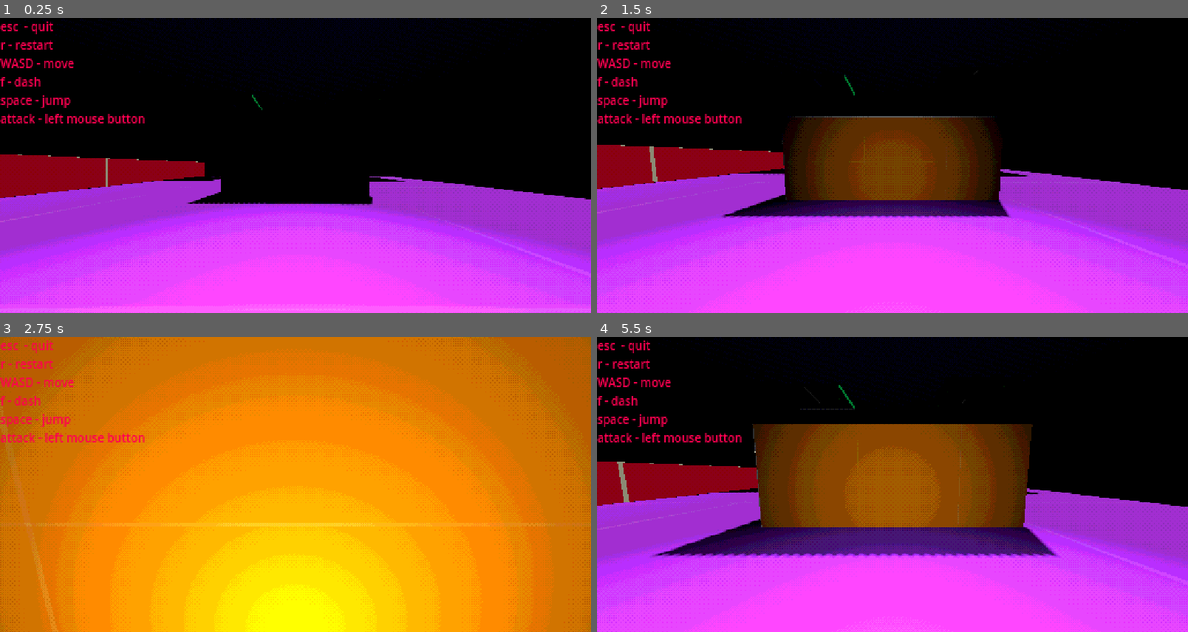
Above: before the commit, frames 1-4 (two rows, left to right).
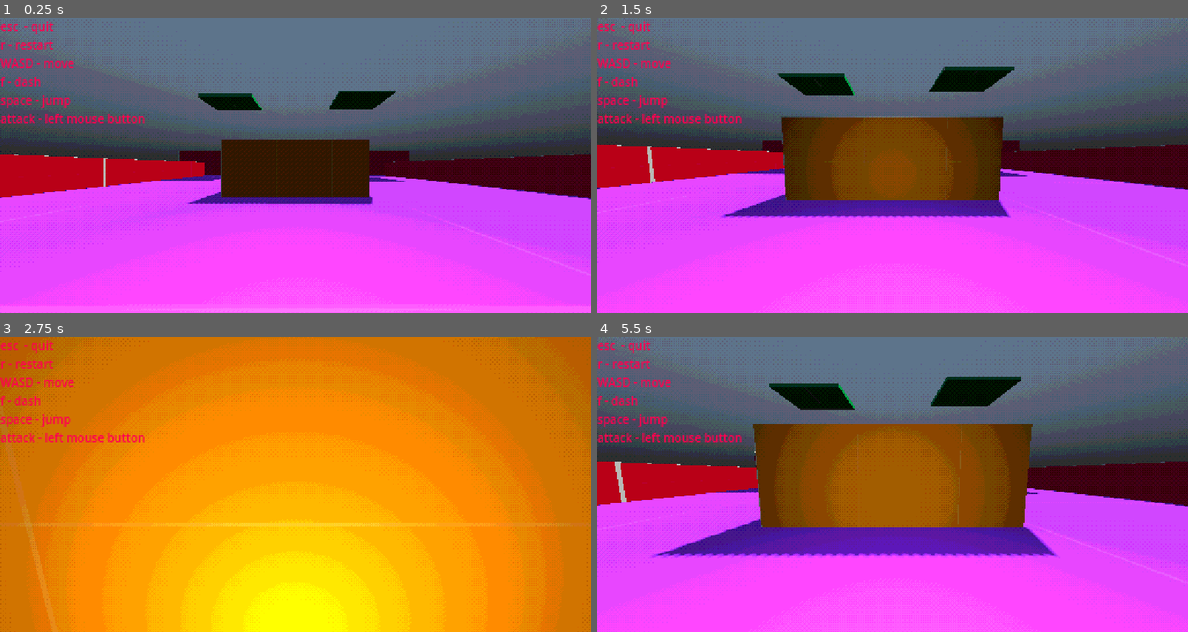
Above: after the commit, the same moments.

Repository: aru24sin/Blade
Game: Godot game, scene res://src/world/postprocessing.tscn
Two runs of this game, one before a commit and one after it. Both use one fixed random seed, a clock stepped at 60 frames per second and the inputs below. The engine's default icon, where the game draws it, is replaced by a stand-in: a white triangle on a blue panel in a dark square.
Inputs (mouse positions are in pixels of both pictures, inside the frame that each line leads up to):
- Up to frame 1 (0.25 s): no input
- Up to frame 2 (1.5 s): tap Enter at 0.5 s; move the mouse to (922, 165) at 0.52 s; hold Up (ui_up) from 0.53 s (still down); tap F (f) at 0.6 s; tap R (r) at 0.8, 1.35 s; move the mouse to (862, 165) at 1.27 s
- Up to frame 3 (2.75 s): keep holding Up (ui_up); tap F (f) at 1.55 s; move the mouse to (307, 478) at 2.02 s; click (307, 478) at 2.1 s; tap R (r) at 2.3 s
- Up to frame 4 (5.5 s): keep holding Up (ui_up); move the mouse to (886, 490) at 2.77 s; tap F (f) at 2.85, 4.55 s; move the mouse to (933, 487) at 3.52 s; tap R (r) at 3.6, 5.3 s; move the mouse to (845, 481) at 4.27 s; tap Shift (run) at 4.35 s; move the mouse to (898, 484) at 5.02 s; tap Space (space) at 5.1 s

The runs differ from the first frame. In frame 1, 72% of the frame differs, in the area x 0-100%, y 0-91%; in frame 2, 60%; in frame 3, less than 0.1%; in frame 4, 56%.

Commit message:
Updated player controller with dash animation (camera fov) & organized code

Diff:
--- a/src/player/player3d.gd
+++ b/src/player/player3d.gd
@@ -11,7 +11,7 @@
 @export var vel := Vector3.ZERO
 @export var ySpeed := 0.0
 @export var jumpStrength := 17
-@export var extraVelMulti := 150
+@export var extraVelMulti := 110
 @export var maxDashAmt := 2
 @export var maxJumpAmt := 2
 @export var damage := 20
@@ -51,6 +51,7 @@
 	dashNum += 1
 	if sign(ySpeed) == -1:
 		ySpeed = 0
+	$AnimationPlayer.play("camera_fov")
 	extraVel += ($head/Camera3D/Marker3D.global_transform.origin - $head/Camera3D.global_transform.origin).normalized() * extraVelMulti
 
 func _physics_process(delta: float) -> void:
@@ -76,6 +77,10 @@
 
 	if Input.is_action_just_pressed("f") and (dashNum < maxDashAmt):
 		dashFoward()
+
+	if Input.is_action_just_released("f"):
+		$AnimationPlayer.play("camera_reset")
+
 	extraVel = lerp( extraVel, Vector3.ZERO, 0.1 )
 	vel += extraVel
 
--- a/src/player/player3d.tscn
+++ b/src/player/player3d.tscn
@@ -1,9 +1,76 @@
-[gd_scene load_steps=4 format=3 uid="uid://nv701fwk0x2v"]
+[gd_scene load_steps=11 format=3 uid="uid://nv701fwk0x2v"]
 
 [ext_resource type="Script" path="res://src/player/player3d.gd" id="1"]
 [ext_resource type="Texture2D" uid="uid://dgnugu3vp2kq0" path="res://icon.png" id="2"]
 
 [sub_resource type="CapsuleShape3D" id="CapsuleShape3D_cbtg8"]
+
+[sub_resource type="Animation" id="Animation_3up5k"]
+resource_name = "camera_fov"
+length = 0.1
+tracks/0/type = "value"
+tracks/0/imported = false
+tracks/0/enabled = true
+tracks/0/path = NodePath("head/Camera3D:fov")
+tracks/0/interp = 1
+tracks/0/loop_wrap = true
+tracks/0/keys = {
+"times": PackedFloat32Array(0, 0.1),
+"transitions": PackedFloat32Array(1, 1),
+"update": 0,
+"values": [95.0, 120.0]
+}
+
+[sub_resource type="Animation" id="Animation_mnxf2"]
+length = 0.001
+tracks/0/type = "value"
+tracks/0/imported = false
+tracks/0/enabled = true
+tracks/0/path = NodePath("head/Camera3D:fov")
+tracks/0/interp = 1
+tracks/0/loop_wrap = true
+tracks/0/keys = {
+"times": PackedFloat32Array(0),
+"transitions": PackedFloat32Array(1),
+"update": 0,
+"values": [95.0]
+}
+
+[sub_resource type="Animation" id="Animation_swift"]
+resource_name = "camera_reset"
+length = 0.1
+tracks/0/type = "value"
+tracks/0/imported = false
+tracks/0/enabled = true
+tracks/0/path = NodePath("head/Camera3D:fov")
+tracks/0/interp = 1
+tracks/0/loop_wrap = true
+tracks/0/keys = {
+"times": PackedFloat32Array(0, 0.1),
+"transitions": PackedFloat32Array(1, 1),
+"update": 0,
+"values": [120.0, 95.0]
+}
+
+[sub_resource type="AnimationLibrary" id="AnimationLibrary_fruwa"]
+_data = {
+"RESET": SubResource("Animation_mnxf2"),
+"camera_fov": SubResource("Animation_3up5k"),
+"camera_reset": SubResource("Animation_swift")
+}
+
+[sub_resource type="StandardMaterial3D" id="StandardMaterial3D_o6nln"]
+transparency = 1
+blend_mode = 1
+shading_mode = 0
+albedo_color = Color(0.0966167, 0.152158, 0.172991, 1)
+
+[sub_resource type="QuadMesh" id="QuadMesh_1qvpt"]
+material = SubResource("StandardMaterial3D_o6nln")
+
+[sub_resource type="QuadMesh" id="QuadMesh_waclp"]
+material = SubResource("StandardMaterial3D_o6nln")
+flip_faces = true
 
 [node name="player" type="CharacterBody3D" groups=["player"]]
 transform = Transform3D(1, 0, 0, 0, 1, 0, 0, 0, 1, 0, 0.988919, 0)
@@ -36,3 +103,68 @@
 [node name="OmniLight3D" type="OmniLight3D" parent="."]
 light_energy = 2.0
 omni_range = 6.80265
+
+[node name="AnimationPlayer" type="AnimationPlayer" parent="."]
+libraries = {
+"": SubResource("AnimationLibrary_fruwa")
+}
+
+[node name="CPUParticles3D" type="CPUParticles3D" parent="."]
+transform = Transform3D(0.258819, 0, 0.965926, 0, 0.9, 0, -0.965926, 0, 0.258819, -0.507528, -1.47338, 0.638839)
+visible = false
+amount = 13
+explosiveness = 0.11
+randomness = 0.67
+mesh = SubResource("QuadMesh_1qvpt")
+emission_shape = 1
+emission_sphere_radius = 1.0
+direction = Vector3(10, 0, 10)
+spread = 75.0
+gravity = Vector3(0, 0, 9.8)
+angle_min = -320.0
+angle_max = 269.1
+
+[node name="CPUParticles3D2" type="CPUParticles3D" parent="."]
+transform = Transform3D(-0.288848, 0, 0.957375, 0, 0.9, 0, -0.957375, 0, -0.288848, -1.62266, -1.61898, 0.996311)
+visible = false
+amount = 13
+explosiveness = 0.11
+randomness = 0.67
+mesh = SubResource("QuadMesh_1qvpt")
+emission_shape = 1
+emission_sphere_radius = 1.0
+direction = Vector3(10, 0, 10)
+spread = 75.0
+gravity = Vector3(0, 0, 9.8)
+angle_min = -320.0
+angle_max = 269.1
+
+[node name="CPUParticles3D3" type="CPUParticles3D" parent="."]
+transform = Transform3D(0.258819, 0, 0.965926, 0, 0.9, 0, -0.965926, 0, 0.258819, 0.603027, 0.313011, 1.88569)
+visible = false
+amount = 13
+explosiveness = 0.11
+randomness = 0.67
+mesh = SubResource("QuadMesh_waclp")
+emission_shape = 1
+emission_sphere_radius = 1.0
+direction = Vector3(10, 0, 10)
+spread = 75.0
+gravity = Vector3(0, 0, 9.8)
+angle_min = -320.0
+angle_max = 269.1
+
+[node name="CPUParticles3D4" type="CPUParticles3D" parent="."]
+transform = Transform3D(0.258819, 0, 0.965926, 0, 0.9, 0, -0.965926, 0, 0.258819, 0.621377, -0.792374, 0.788922)
+visible = false
+amount = 13
+explosiveness = 0.11
+randomness = 0.67
+mesh = SubResource("QuadMesh_waclp")
+emission_shape = 1
+emission_sphere_radius = 1.0
+direction = Vector3(10, 0, 10)
+spread = 75.0
+gravity = Vector3(0, 0, 9.8)
+angle_min = -320.0
+angle_max = 269.1
--- a/src/world/Room3.tscn
+++ b/src/world/Room3.tscn
@@ -123,13 +123,13 @@
 material = ExtResource("4_x2hru")
 
 [node name="CSGMesh3D6" type="CSGMesh3D" parent="."]
-transform = Transform3D(2.80971, 0, 0, 0, 0.749847, -2.27374e-13, 0, -1.7053e-13, 20.3495, -20.7631, 0, 0)
+transform = Transform3D(2.80971, 0, 0, 0, 0.749847, -1.7053e-13, 0, -1.7053e-13, 20.3495, -20.9955, 0, 0)
 use_collision = true
 mesh = SubResource("BoxMesh_hk5lm")
 material = SubResource("ShaderMaterial_7voa1")
 
 [node name="CSGMesh3D7" type="CSGMesh3D" parent="."]
-transform = Transform3D(2.81388, 0, 0, 0, 0.749847, -2.27374e-13, 0, -1.7053e-13, 20.3495, 20.5658, 0, 0)
+transform = Transform3D(2.81388, 0, 0, 0, 0.749847, -1.7053e-13, 0, -1.7053e-13, 20.3495, 20.8372, 0, 0)
 use_collision = true
 mesh = SubResource("BoxMesh_hk5lm")
 material = SubResource("ShaderMaterial_7voa1")
@@ -159,18 +159,33 @@
 material = SubResource("ShaderMaterial_7voa1")
 
 [node name="CSGMesh3D13" type="CSGMesh3D" parent="."]
-transform = Transform3D(7.16402e-08, -2.0823e-08, 34.5942, 4.82737e-08, 0.749847, 9.60658e-07, -1.73838, 2.08228e-08, -2.5332e-06, -1.01287, 3.89401e-07, -14.0227)
+transform = Transform3D(7.16402e-08, -2.0823e-08, 34.5942, 4.82737e-08, 0.749847, 9.60658e-07, -1.73838, 2.08228e-08, -2.5332e-06, -1.01287, 3.97345e-07, -14.3088)
 use_collision = true
 mesh = SubResource("BoxMesh_hk5lm")
 material = SubResource("ShaderMaterial_7voa1")
 
 [node name="CSGMesh3D14" type="CSGMesh3D" parent="."]
-transform = Transform3D(7.16402e-08, -2.0823e-08, 34.5942, 4.82737e-08, 0.749847, 9.60658e-07, -1.73838, 2.08228e-08, -2.5332e-06, -1.01287, -3.92412e-07, 14.1311)
+transform = Transform3D(7.16402e-08, -2.0823e-08, 34.5942, 4.82737e-08, 0.749847, 9.60658e-07, -1.73838, 2.08228e-08, -2.5332e-06, -1.01287, -4.01981e-07, 14.4757)
 use_collision = true
 mesh = SubResource("BoxMesh_hk5lm")
 material = SubResource("ShaderMaterial_7voa1")
 
 [node name="CSGBox3D" type="CSGBox3D" parent="."]
-transform = Transform3D(46.2069, 0, 0, 0, 5.23687, -1.77636e-15, 0, 4.54747e-13, 1, 0, -4.50586e-07, 16.226)
+transform = Transform3D(46.2069, 0, 0, 0, 6.17355, 0, 0, 0, 1, 0, -2.36108, 16.0153)
 visible = false
 use_collision = true
+
+[node name="CSGBox3D2" type="CSGBox3D" parent="."]
+transform = Transform3D(46.2069, 0, 0, 0, 6.17355, 5.32907e-15, 0, 0, 0.999999, 0, -2.36108, -16.4134)
+visible = false
+use_collision = true
+
+[node name="CSGBox3D3" type="CSGBox3D" parent="."]
+transform = Transform3D(-2.01977e-06, -1.71436e-07, 1, 1.28314e-06, 6.17355, 2.77694e-08, -46.2069, 1.71436e-07, -4.37114e-08, 22.3574, -2.36108, 3.72599)
+visible = false
+use_collision = true
+
+[node name="CSGBox3D4" type="CSGBox3D" parent="."]
+transform = Transform3D(-2.01977e-06, -1.71436e-07, 1, 1.28314e-06, 6.17355, 2.77694e-08, -46.2069, 1.71436e-07, -4.37113e-08, -24.111, -2.36108, 3.72599)
+visible = false
+use_collision = true
--- a/src/world/World.tscn
+++ b/src/world/World.tscn
@@ -6,10 +6,10 @@
 [ext_resource type="PackedScene" uid="uid://b455u7m5t1ke7" path="res://src/enemy/Enemy.tscn" id="4_aemvq"]
 
 [sub_resource type="ProceduralSkyMaterial" id="ProceduralSkyMaterial_jmbnt"]
-sky_top_color = Color(0.0280611, 0.0419236, 0.0627314, 1)
-sky_horizon_color = Color(0, 0, 0, 1)
-ground_bottom_color = Color(0.0965389, 0.0968545, 0.110252, 1)
-ground_horizon_color = Color(0.120504, 0.124479, 0.130756, 1)
+sky_top_color = Color(0.390986, 0.460435, 0.557063, 1)
+sky_horizon_color = Color(0.118581, 0.118581, 0.118581, 1)
+ground_bottom_color = Color(0.102127, 0.102455, 0.116337, 1)
+ground_horizon_color = Color(0.100563, 0.104096, 0.109674, 1)
 
 [sub_resource type="Sky" id="Sky_o1q7l"]
 sky_material = SubResource("ProceduralSkyMaterial_jmbnt")
